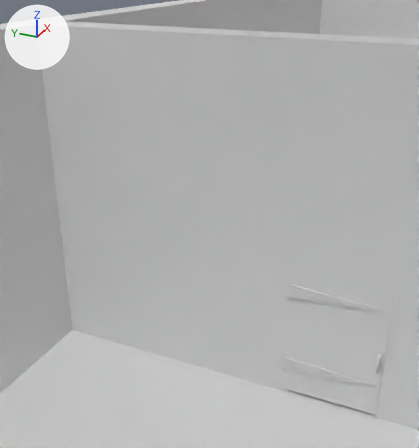
What one commit did to the Blender file interior_level_1304/interior_level.blend.
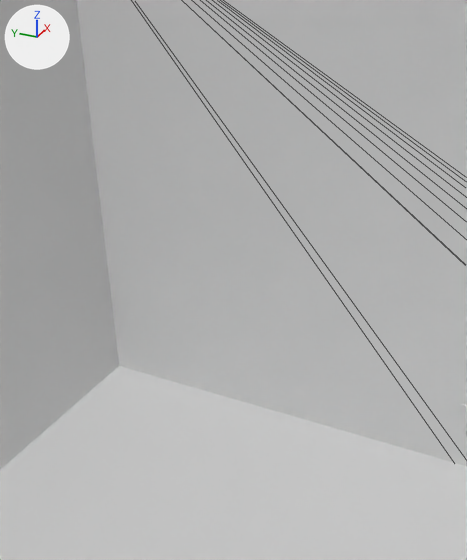
Old and new are each drawn from a camera (50 mm lens) standing at (-5.75, -1.77, 9.87) and looking at (3.77, 2.51, 5.11) and again close up on the part from 0% to 68% of the width and 24% to 100% of the height. Arrows for +X, +Y and +Z are at upper left; the lights stay in place. The close-ups show mesh edges as thin lines.
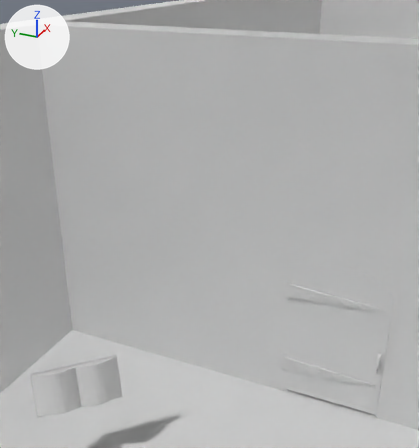
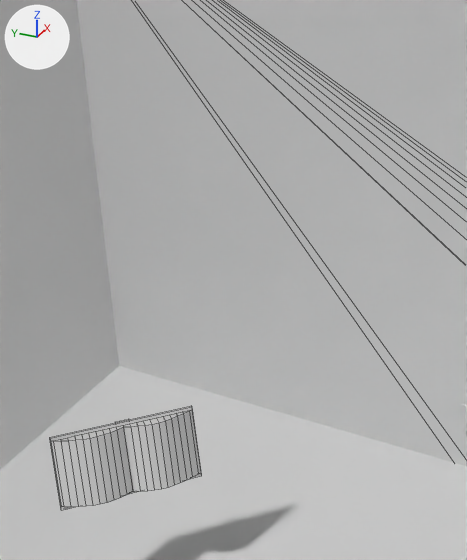
Location of each change, (x1, y1, x2, y2) in pixels of the close-ups (467 x 560 px):
'pCube4.003', added
    after: (50, 406, 202, 511)

What changed in the scene script:
```text
Add mat_material:
    mat_material = diffuse_material('Material')
    mat_material.base_color = (0.8, 0.8, 0.8)  # white #e7e7e7
Add me_untitled:
    me_untitled.from_pydata(...)  # 100 vertices, 94 faces; spans x -10.5..10.5, y 0.0..11.0, z -1.4..2.1
    me_untitled.materials.append(mat_material)  # its picture is missing
Add ob_pcube4_003:
    ob_pcube4_003 = bpy.data.objects.new('pCube4.003', me_untitled)
    ob_pcube4_003.location = (1.36, 4.2, 1.82)
    ob_pcube4_003.rotation_euler = (1.222, 0.0, -0.785)  # degrees (70, 0, -45)
    ob_pcube4_003.scale = (0.08, 0.08, 0.08)
```
